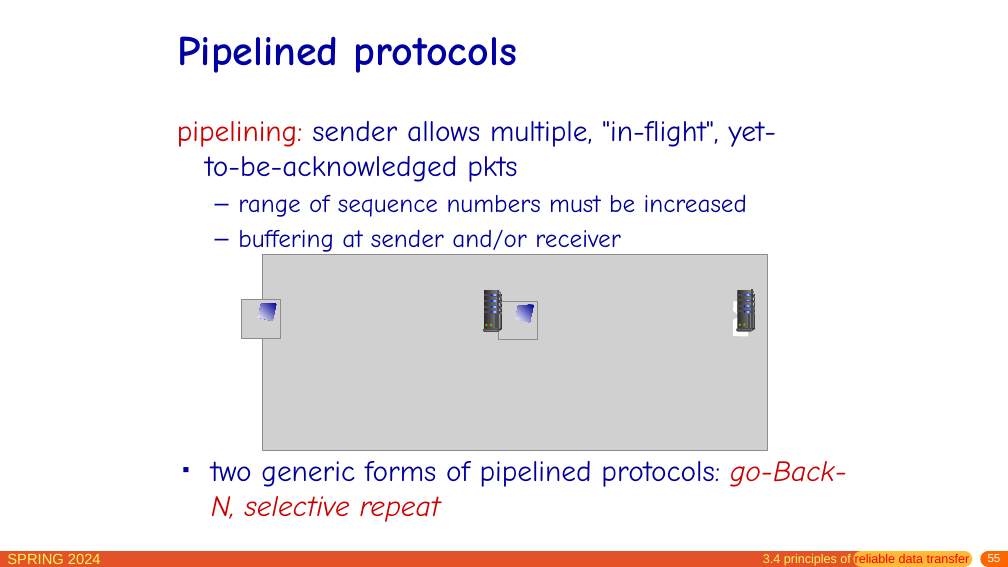
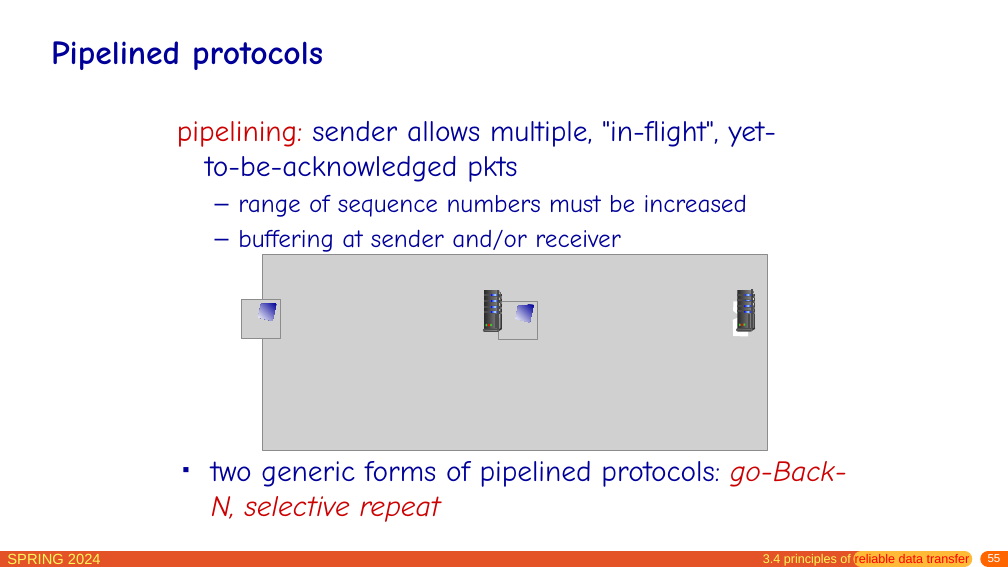
Before and after one commit to network-whu/slides, a slide deck: slide 55 of pptx/chapter3.pptx. Drawn at 1008x567 pixels with LibreOffice and Linux fonts; fonts in the diff are those of the drawing; grey boxes stand for pictures. Boxes give left, top, right and bottom in pixels: in the first picture for what was removed or moved away, otherwise in the second. Text is boxed around its words. In the diff, an @@ line names an element or a change of style, - is before the commit and + after.

```diff
--- a/pptx/chapter3.pptx
+++ b/pptx/chapter3.pptx
@@ title "Pipelined protocols": place and size @@
-title "Pipelined protocols" at (178,36,517,73)
+title "Pipelined protocols" at (51,41,323,70)
@@ title "Pipelined protocols" at (51,41,323,70): size 40 to 32 pt, text colour #0000A3 to #000099 @@
```
Also in this commit, not shown: 38 other slides changed.
